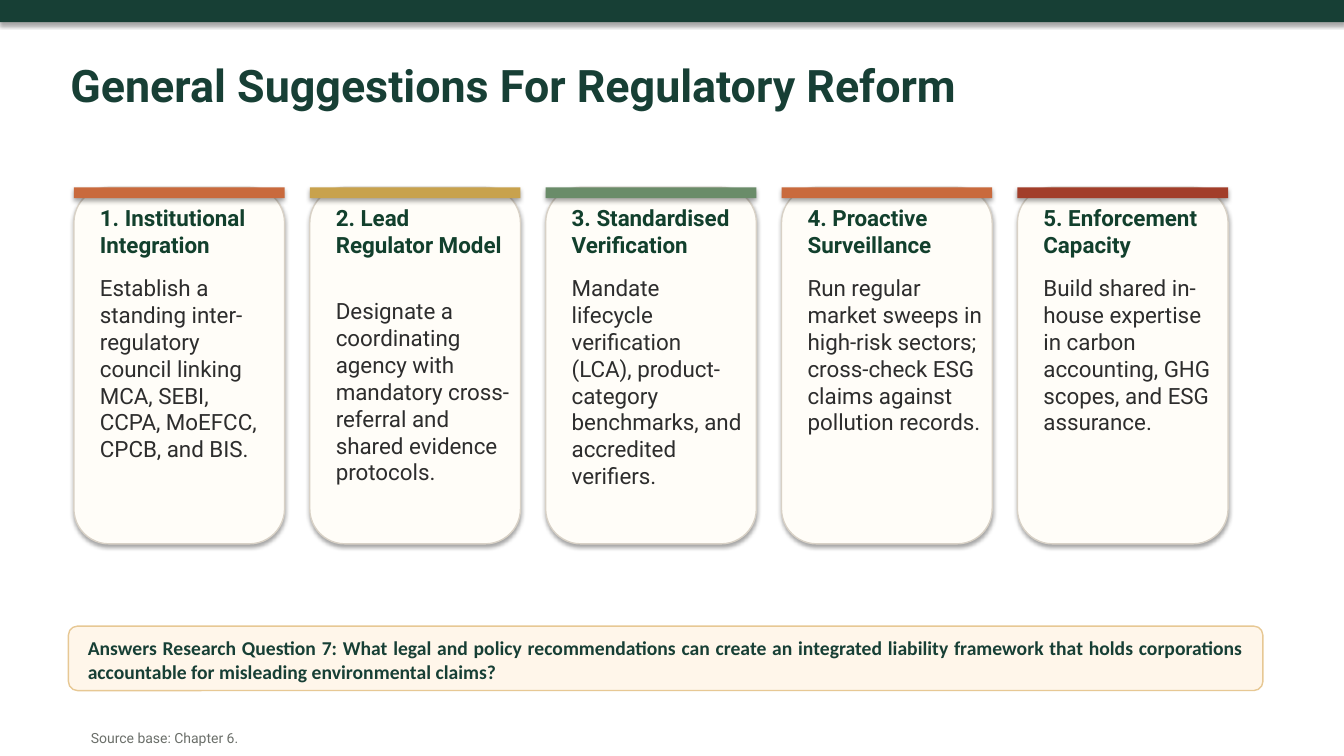
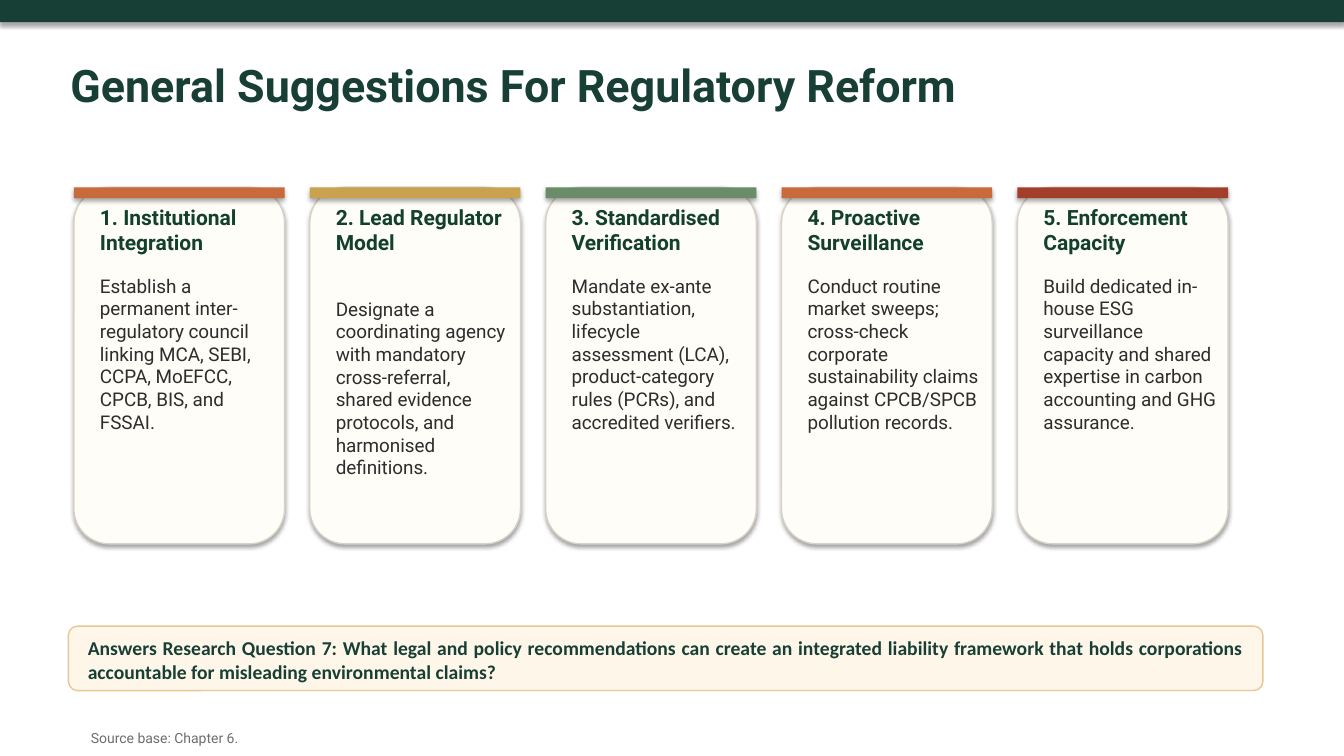
Before and after one commit to atul516/Final-VIva, a slide deck: slide 21 of Thesis Defence Presentation Final.pptx. Drawn at 1344x756 pixels with LibreOffice and Linux fonts; fonts in the diff are those of the drawing. Boxes give left, top, right and bottom in pixels: in the first picture for what was removed or moved away, otherwise in the second. Text is boxed around its words. In the diff, an @@ line names an element or a change of style, - is before the commit and + after.

```diff
--- a/Thesis Defence Presentation Final.pptx
+++ b/Thesis Defence Presentation Final.pptx
@@ size 16 to 15 pt in 5 elements at box(100, 209, 236, 255), box(336, 209, 502, 250), box(572, 209, 720, 251), box(808, 209, 924, 251), box(1043, 209, 1188, 255) @@
@@ text at box(100, 279, 250, 429): text changed; size 16 to 13.5 pt @@
-Establish a standing inter-regulatory council linking MCA, SEBI, CCPA, MoEFCC, CPCB, and BIS.
+Establish a permanent inter-regulatory council linking MCA, SEBI, CCPA, MoEFCC, CPCB, BIS, and FSSAI.
@@ text at box(572, 279, 735, 429): text changed; size 16 to 13.5 pt @@
-Mandate lifecycle verification (LCA), product-category benchmarks, and accredited verifiers.
+Mandate ex-ante substantiation, lifecycle assessment (LCA), product-category rules (PCRs), and accredited verifiers.
@@ text at box(808, 279, 978, 433): text changed; size 16 to 13.5 pt @@
-Run regular market sweeps in high-risk sectors; cross-check ESG claims against pollution records.
+Conduct routine market sweeps; cross-check corporate sustainability claims against CPCB/SPCB pollution records.
@@ text at box(1043, 279, 1216, 429): text changed; size 16 to 13.5 pt @@
-Build shared in-house expertise in carbon accounting, GHG scopes, and ESG assurance.
+Build dedicated in-house ESG surveillance capacity and shared expertise in carbon accounting and GHG assurance.
@@ text at box(336, 302, 505, 474): text changed; size 16 to 13.5 pt @@
-Designate a coordinating agency with mandatory cross-referral and shared evidence protocols.
+Designate a coordinating agency with mandatory cross-referral, shared evidence protocols, and harmonised definitions.
```
Also in this commit, not shown: 1 other slide changed, 1 other file.
